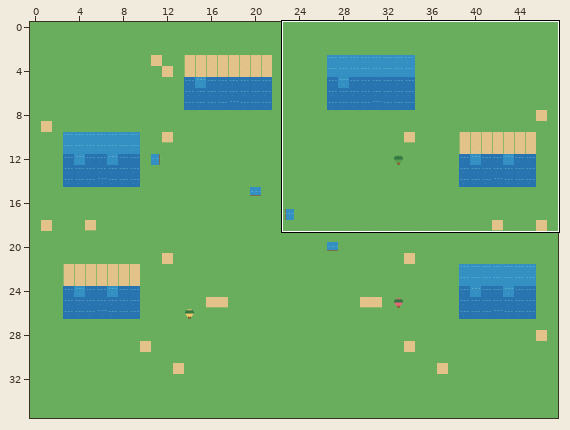
Tiled map (JSON) -- vila-aurora.tmj. Above: a wide view before the commit, with the close-up outlined.
Close-up. Old version:
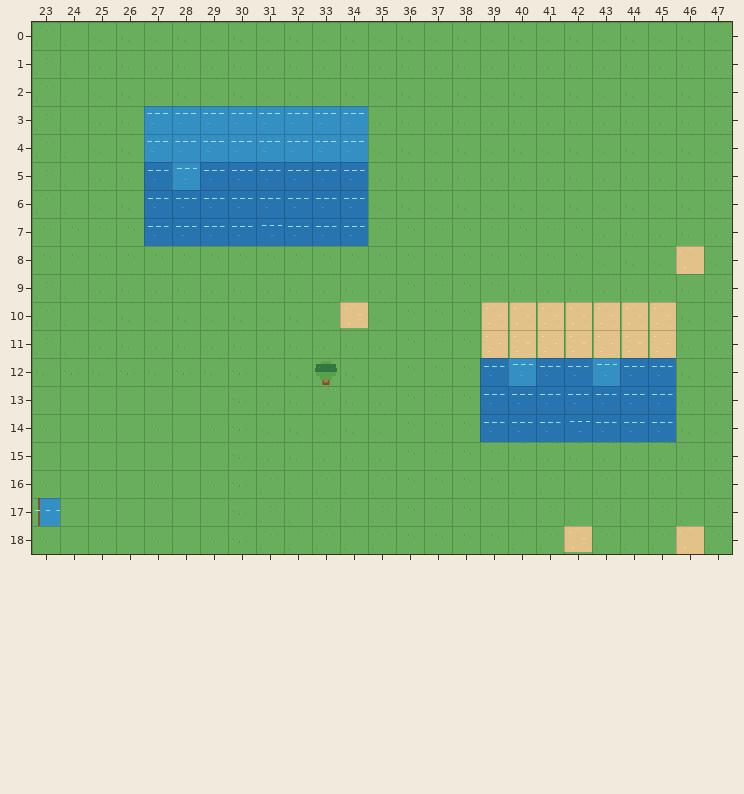
Cells are 32x32 px. Shown: x 23..47, y 0..18. The commit also changed other parts of the map, which this record leaves out. The commit also replaced the tileset; all pictures use the new one.
The result:
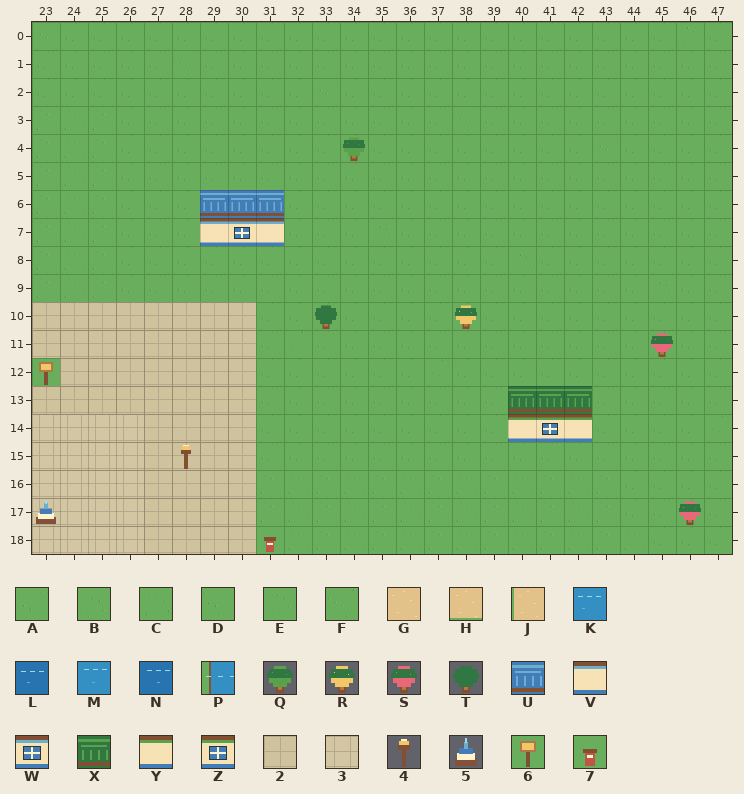
Key: from "aurora_tiles_v2": A 0, B 1, C 3, D 4, E 5, F 6, G 8, H 10, J 11, K 12, L 13, M 14, N 15, P 18, Q 20, R 21, S 22, T 23, U 32, V 33, W 34, X 40, Y 41, Z 42, 2 44, 3 45, 4 51, 5 52, 6 61, 7 62.
_ is an empty cell, # one hidden under a higher layer, . an unchanged one.
Changes in this commit:
--- layer "ground"
@@ x 23..47 @@
- 0 .C.....................A.
- 1 CC.......................
- 2 CC.......................
- 3 ..A......................
- 4 ..A......................
- 5 ..A......................
- 6 ..A......................
- 7 BBB.##...###.............
- 8 BBB......................
- 9 ..A......................
-10 CCAAAAAA.......B#........
-11 CCAAAAAA........#........
-12 DDDDDDDD........#........
-13 FFFFFFFD........#........
-14 FFFFFFFD........#........
-15 FFFFFFFD.................
-16 FFFFFFFD.....BBBB....CCCC
-17 #FFFFFFD.....BBBB....CCCC
-18 FFFFFFFD.....BBBB.....C#C
+ 0 .A.....................E.
+ 1 AA.......................
+ 2 AA.......................
+ 3 ..C......................
+ 4 ..C......................
+ 5 ..C......................
+ 6 ..C......................
+ 7 CCC.AA...AAA.............
+ 8 CCC......................
+ 9 ..C......................
+10 22222222.......AA........
+11 22222222........A........
+12 #2222222........A........
+13 22222222........A........
+14 33332222........A........
+15 33332222.................
+16 33332222.....CCCC....AAAA
+17 33332222.....CCCC....AAAA
+18 33332222.....CCCC.....AAA
--- layer "decor"
@@ x 27..46 @@
- 3 KKKKKKKK............
- 4 KKKKKKKK............
- 5 LMLLLLLL............
- 6 LLLLLLLL............
- 7 LLLLNLLL............
- 8 ...................G
+ 3 ________............
+ 4 _______Q............
+ 5 ________............
+ 6 __UUU___............
+ 7 __VWV___............
+ 8 ..................._
@@ x 23..45 @@
-10 .........._H..._JJJJJJJ
-11 ................JJJJJJJ
-12 _.........Q.....LMLLMLL
-13 ................LLLLLLL
-14 ................LLLNLLL
-15 ....._.................
+10 ..........T_...R_______
+11 ................______S
+12 6........._....._______
+13 ................_XXX___
+14 ................_YZY___
+15 .....4.................
@@ x 23..46 @@
-17 P......................_
-18 ........_..........H...G
+17 5......................S
+18 ........7.........._..._
